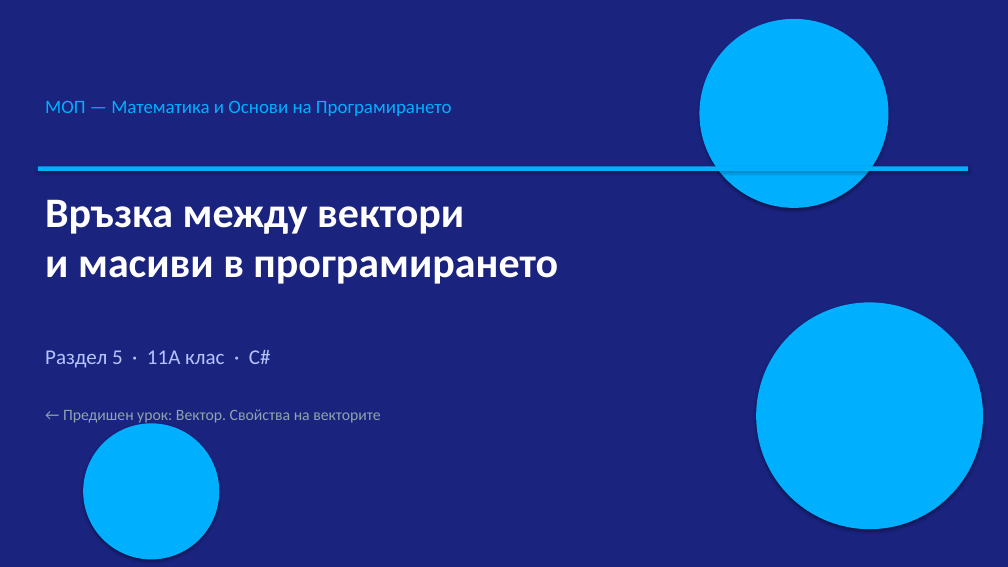
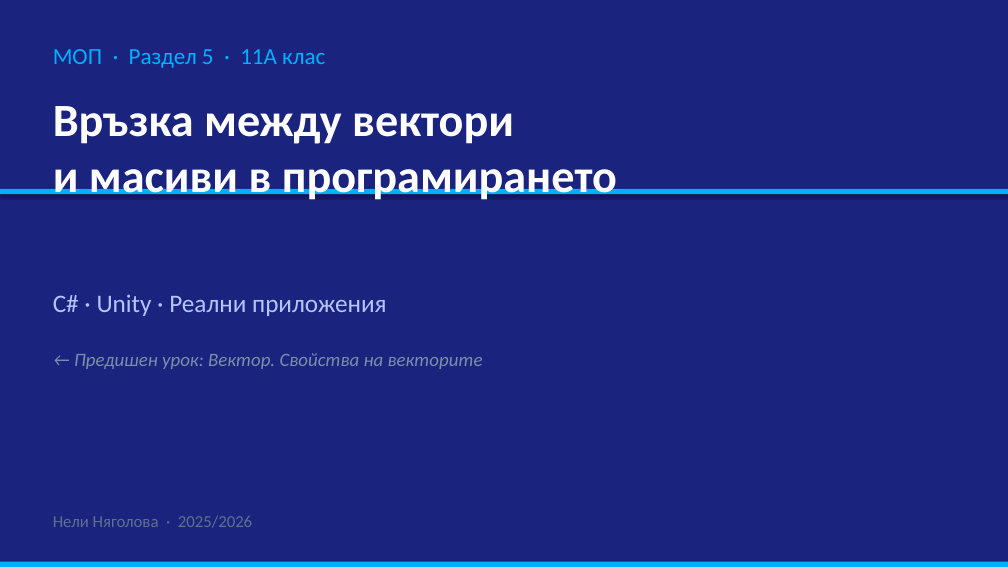
Before and after one commit to ngnyagolova-afk/Education, a slide deck: slide 1 of 11а клас/МОП/Раздел 5/Вектори_и_масиви_C#.pptx. Drawn at 1008x567 pixels with LibreOffice and Linux fonts; fonts in the diff are those of the drawing. Boxes give left, top, right and bottom in pixels: in the first picture for what was removed or moved away, otherwise in the second. Text is boxed around its words. In the diff, an @@ line names an element or a change of style, - is before the commit and + after.

```diff
--- a/11а клас/МОП/Раздел 5/Вектори_и_масиви_C#.pptx
+++ b/11а клас/МОП/Раздел 5/Вектори_и_масиви_C#.pptx
@@ ellipse removed at box(699, 19, 889, 208) @@
@@ text at box(53, 49, 325, 68): text changed; size 20 to 22 pt; text colour #B3C5FF to #00B0FF @@
-Раздел 5 · 11А клас · C#
+МОП · Раздел 5 · 11А клас
@@ text "Връзка между вектори и масиви ...": place and size @@
-text "Връзка между вектори и масиви ..." at box(45, 199, 558, 284)
+text "Връзка между вектори и масиви ..." at box(53, 106, 617, 200)
@@ text "Връзка между вектори и масиви ..." at box(53, 106, 617, 200): size 40 to 44 pt @@
@@ text removed at box(45, 101, 452, 116) @@
-МОП — Математика и Основи на Програмирането
@@ rectangle: place and size @@
-rectangle at box(38, 166, 968, 171)
+rectangle at box(0, 189, 1008, 194)
@@ text added at box(53, 294, 387, 316), 24 pt, text #B3C5FF @@
+C# · Unity · Реални приложения
@@ ellipse removed at box(756, 302, 983, 529) @@
@@ text "← Предишен урок: Вектор. Свойства ...": place and size @@
-text "← Предишен урок: Вектор. Свойства ..." at box(63, 409, 380, 424)
+text "← Предишен урок: Вектор. Свойства ..." at box(74, 353, 483, 369)
@@ text "← Предишен урок: Вектор. Свойства ..." at box(74, 353, 483, 369): size 15 to 18 pt, text colour #90A4AE to #7890AA, italic on @@
@@ ellipse removed at box(83, 423, 219, 560) @@
@@ text added at box(53, 515, 252, 528), 16 pt, text #607090 @@
+Нели Няголова · 2025/2026
@@ rectangle added at box(0, 562, 1008, 567), fill #00B0FF @@
```
Also in this commit, not shown: 5 other slides changed, 9 slides added, 4 slides removed, 1 other file.
